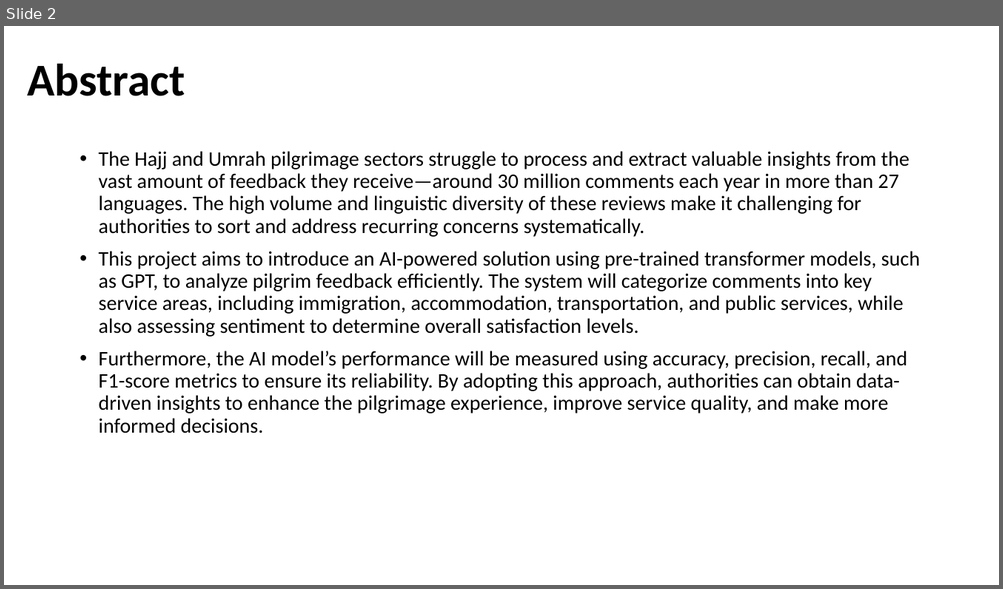
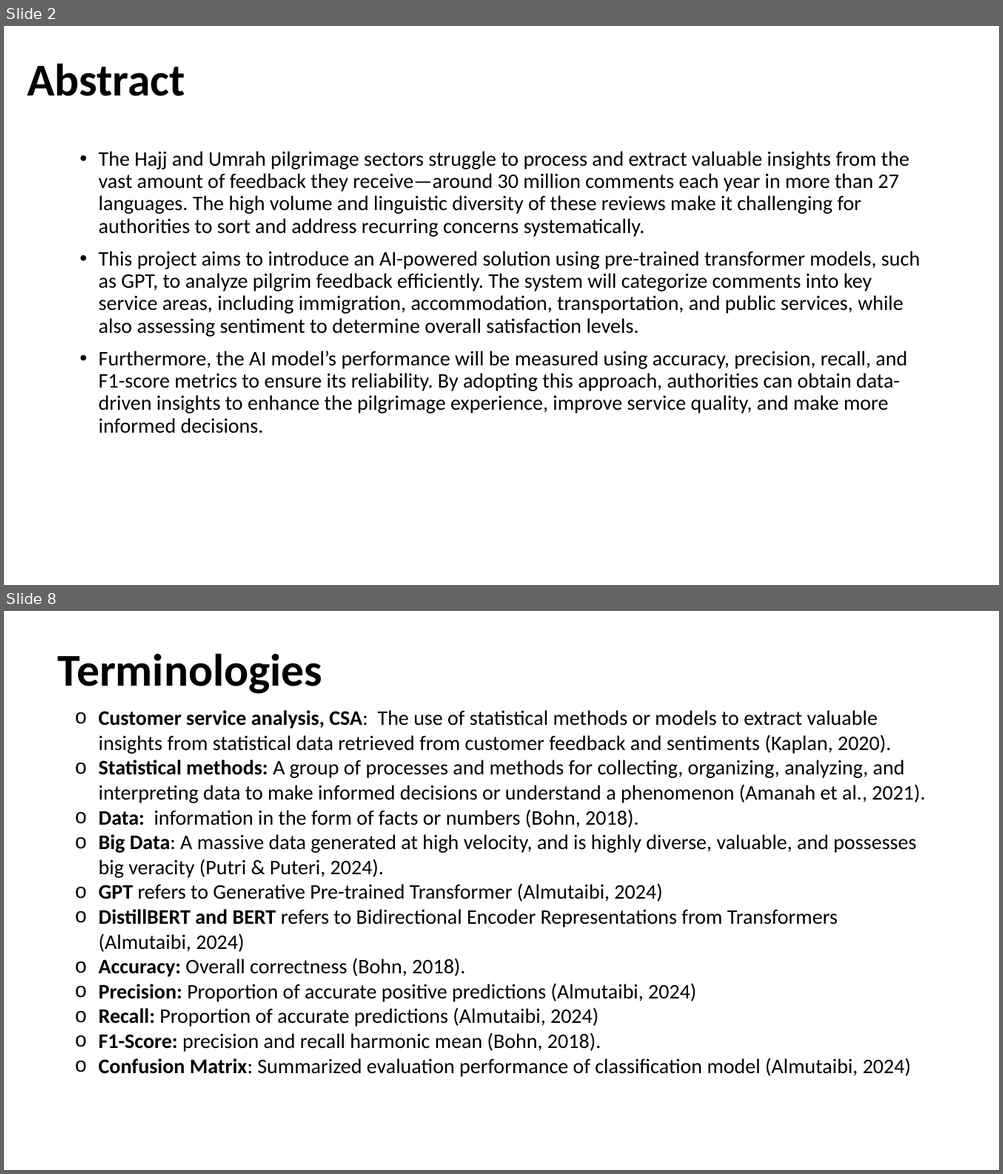
Before and after one commit to AllanDS-coder/pilgrim-sentiment-analysis, a slide deck: AI-Driven Analysis of Pilgrim Experiences Enhancing Hajj and Umrah Services Through Smart Data Insigh.pptx. Shown one above the other, each under a label of ours: slide 2 before the commit, slides 2 and 8 after it; the slides between them are not shown. The pictures are 1003x589 and 1003x1174 pixels, drawn with LibreOffice and Linux fonts; fonts in the diff are those of the drawing; background and template pictures are left out. Boxes give left, top, right and bottom in pixels: in the first picture for what was removed or moved away, otherwise in the second. Text is boxed around its words. In the diff, an @@ line names an element or a change of style, - is before the commit and + after.

```diff
--- a/AI-Driven Analysis of Pilgrim Experiences Enhancing Hajj and Umrah Services Through Smart Data Insigh.pptx
+++ b/AI-Driven Analysis of Pilgrim Experiences Enhancing Hajj and Umrah Services Through Smart Data Insigh.pptx
@@ slide 8 added at bbox=[4, 611, 999, 1170], background picture (left out) @@
@@ title added at bbox=[58, 653, 322, 694], 44 pt, text #000000, bold @@
+Terminologies
@@ text added at bbox=[99, 710, 925, 1077], 20 pt, text #000000 @@
+o Customer service analysis, CSA: The use of statistical methods or models to extract valuable insights from statistical data retrieved from customer feedback and sentiments (Kaplan, 2020).
+o Statistical methods: A group of processes and methods for collecting, organizing, analyzing, and interpreting data to make informed decisions or understand a phenomenon (Amanah et al., 2021).
+o Data: information in the form of facts or numbers (Bohn, 2018).
+o Big Data: A massive data generated at high velocity, and is highly diverse, valuable, and possesses big veracity (Putri & Puteri, 2024).
+o GPT refers to Generative Pre-trained Transformer (Almutaibi, 2024)
+o DistillBERT and BERT refers to Bidirectional Encoder Representations from Transformers (Almutaibi, 2024)
+o Accuracy: Overall correctness (Bohn, 2018).
+o Precision: Proportion of accurate positive predictions (Almutaibi, 2024)
+o Recall: Proportion of accurate predictions (Almutaibi, 2024)
+o F1-Score: precision and recall harmonic mean (Bohn, 2018).
+o Confusion Matrix: Summarized evaluation performance of classification model (Almutaibi, 2024)
```
Also in this commit, not shown: 12 slides changed, 37 other slides added, 3 slides removed, 1 other file.
